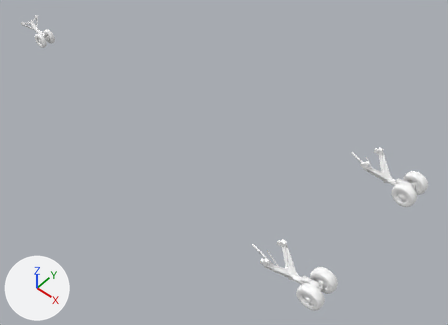
An edit to the Blender file Models/Artwork/damage.blend, drawn before and after from the same camera.
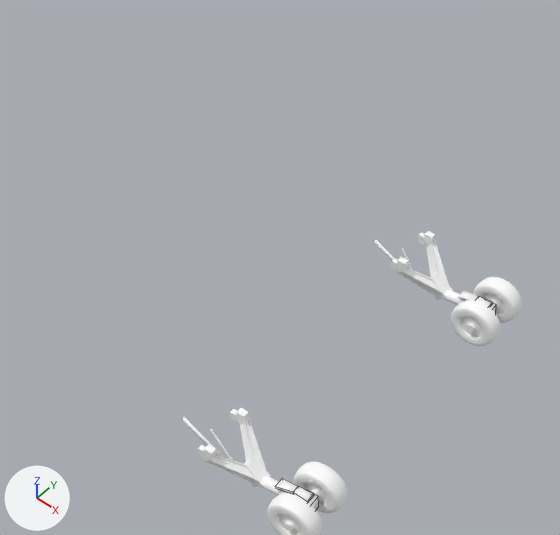
Each version is shown whole from a camera (50 mm lens) standing at (12.08, -15.35, 13.89) and looking at (-1.93, 0.39, -7.1), then close up on the part from 35% to 100% of the width and 9% to 94% of the height. The axes (+X, +Y, +Z) are drawn at lower left. The lights are the same throughout. The close-ups show mesh edges as thin lines.

In view in the first close-up: 'LRimLD', 'LRimRD', 'RRimLD', 'RRimRD', 'TrunionFittingLD', 'TrunionFittingRD'.
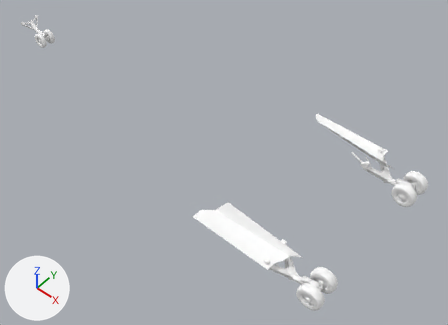
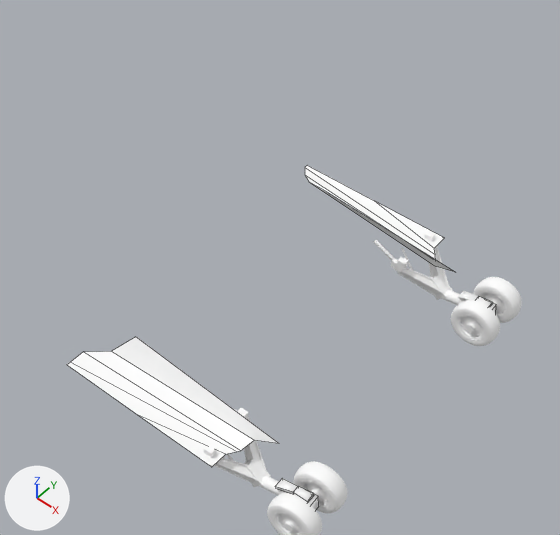
Commit message: Landing gear door damage

Pixel boxes [x1, y1, x2, y2] of what changed, in the close-ups (560 x 535 px):
```json
{"object": "GearDoorLD", "change": "added", "after": [67, 337, 278, 467]}
{"object": "GearDoorRD", "change": "added", "after": [305, 165, 455, 272]}
```

Scene script edits in JSON lines:
```json
{"op": "add", "block": "mat_defaultwhite_003", "code": ["mat_defaultwhite_003 = diffuse_material('DefaultWhite.003')", "mat_defaultwhite_003.base_color = (1.0, 1.0, 1.0)  # white #ffffff"]}
{"op": "add", "block": "mat_defaultwhite_002", "code": ["mat_defaultwhite_002 = diffuse_material('DefaultWhite.002')", "mat_defaultwhite_002.base_color = (1.0, 1.0, 1.0)  # white #ffffff"]}
{"op": "add", "block": "me_geardoorr", "code": ["me_geardoorr = bpy.data.meshes.new('GearDoorR')", "me_geardoorr.from_pydata([(-1.94, -0.01, 0.02), (1.89, -0.01, 0.02), (1.83, -0.01, 0.02), (0.0, -0.01, 0.02), (-0.85, -0.82, 0.33), (-1.94, -0.11, 0.01), (-1.75, -0.39, 0.08), (-1.47, -0.62, 0.14), (2.73, -1.01, 0.23), (2.19, -0.89, -0.05), (2.12, -0.74, -0.04), (2.01, -0.59, -0.03), (1.89, -0.44, -0.01), (1.89, -0.03, 0.01)], [], [(7, 9, 8, 4), (9, 7, 6, 10), (5, 11, 10, 6), (3, 12, 11, 5, 0), (2, 13, 12, 3), (13, 2, 1)])", "me_geardoorr.polygons.foreach_set('use_smooth', [True] * 6)", "me_geardoorr.materials.append(mat_defaultwhite_003)  # its picture is missing"]}
{"op": "add", "block": "me_geardoorl", "code": ["me_geardoorl = bpy.data.meshes.new('GearDoorL')", "me_geardoorl.from_pydata([(2.61, 1.17, 0.21), (1.89, 0.02, -0.04), (1.89, 0.04, -0.04), (1.89, 0.45, -0.06), (2.0, 0.64, -0.08), (2.04, 0.73, -0.09), (2.08, 1.11, -0.1), (-1.12, 1.24, 0.43), (-1.95, 0.02, -0.03), (-0.01, 0.02, -0.03), (1.83, 0.02, -0.04), (-1.47, 0.87, 0.02), (-1.95, 0.52, -0.06), (-1.95, 0.12, -0.04)], [], [(10, 2, 1), (9, 3, 2, 10), (13, 4, 3, 9, 8), (4, 13, 12, 5), (11, 6, 5, 12), (6, 11, 7, 0)])", "me_geardoorl.polygons.foreach_set('use_smooth', [True] * 6)", "me_geardoorl.materials.append(mat_defaultwhite_002)  # its picture is missing"]}
{"op": "add", "block": "ob_geardoorrd", "code": ["ob_geardoorrd = bpy.data.objects.new('GearDoorRD', me_geardoorr)", "ob_geardoorrd.location = (2.44, 4.25, -5.12)", "ob_geardoorrd.show_transparent = True"]}
{"op": "add", "block": "ob_geardoorld", "code": ["ob_geardoorld = bpy.data.objects.new('GearDoorLD', me_geardoorl)", "ob_geardoorld.location = (2.44, -4.25, -5.06)", "ob_geardoorld.show_transparent = True"]}
```
